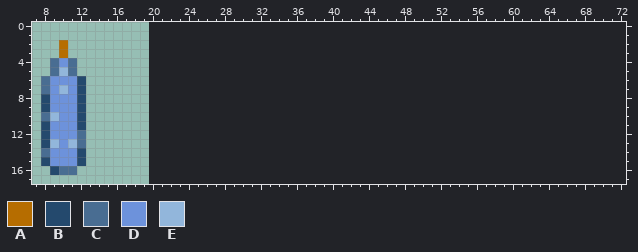
A sprite sheet gets an edit: bin/gfx/coveted.png. The first picture shows the starting point.
The file is 20x20 pixels. Shown: x 7..72, y 0..17. The old version is drawn lined up with the new one, on the new canvas.
Palette (. is transparent): A #b66d00  B #24496d  C #496d92  D #6d92db  E #92b6db
Pixels before, first column x 8:
 2 ..A..
 3 ..A..
 4 .CDC.
 5 .CEC.
 6 CDDDB
 7 CDEDB
 8 BDDDB
 9 BDDDB
10 CEDDB
11 BDDDB
12 BDDDC
13 BEDEC
14 CDDDB
15 BDDDB
16 .BCC.
Now the later version:
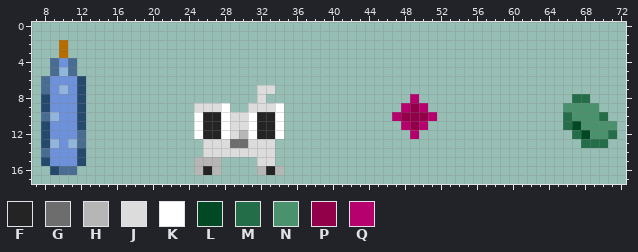
Colours new in this view: F #242424  G #6d6d6d  H #b6b6b6  J #dcdcdc  K #ffffff  L #004924  M #246d49  N #49926d  P #920049  Q #b6006d
From old to new:
canvas 20x20 -> 80x20
Colour F is added in rows 10 to 12 at x 26 to 27 and 32 to 33; in row 16 at x 26 and 33.
Colour G is added in row 13 at x 29 to 30.
Colour H is added in row 12 at x 30; in row 15 at x 25 to 27; in row 16 at x 25, 27, 32 and 34.
Colour J is added in row 7 at x 32 to 33; in row 8 at x 32; in row 9 at x 25 to 27 and 31 to 33; in rows 10 to 11 at x 29 to 30; in row 12 at x 29; in row 13 at x 26 to 28 and 31 to 33.
Colour J is added in row 14 at x 26 to 33; in row 15 at x 32 to 33.
Colour K is added in row 9 at x 28 and 34; in rows 10 to 12 at x 25, 28, 31 and 34.
Colour L is added in row 11 at x 67; in row 12 at x 68.
Colour M is added in row 8 at x 67 to 68; in row 10 at x 66 and 70; in row 11 at x 66; in row 12 at x 67 and 71; in row 13 at x 68 to 70.
Colour N is added in row 9 at x 66 to 69; in row 10 at x 67 to 69; in row 11 at x 68 to 71; in row 12 at x 69 to 70.
Colour P is added in row 9 at x 49; in row 10 at x 48 to 50; in row 11 at x 49.
Colour Q is added in row 8 at x 49; in row 9 at x 48 and 50; in row 10 at x 47 and 51; in row 11 at x 48 and 50; in row 12 at x 49.
Changed places in both pictures, as pixel boxes (x1, y1, x2, y2):
added: (194, 85, 284, 175)
added: (392, 94, 437, 139)
added: (563, 94, 617, 148)
